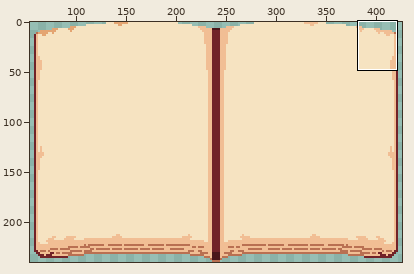
Sprite sheet, stored at assets/ui/windows/open_book.png. The picture above shows the old version from afar; the outline marks the close-up.
Close-up. Before the edit:
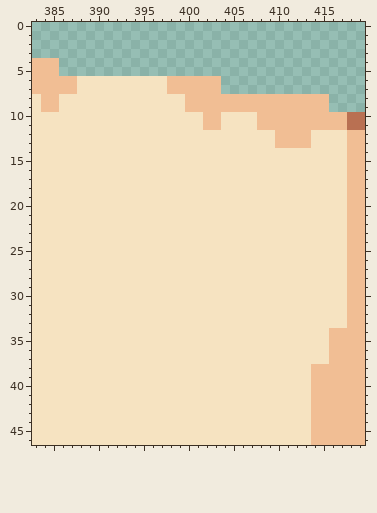
The file is 480x240 pixels. Shown: x 383..419, y 0..46. The wide view leaves out empty margins.
The same view after the edit:
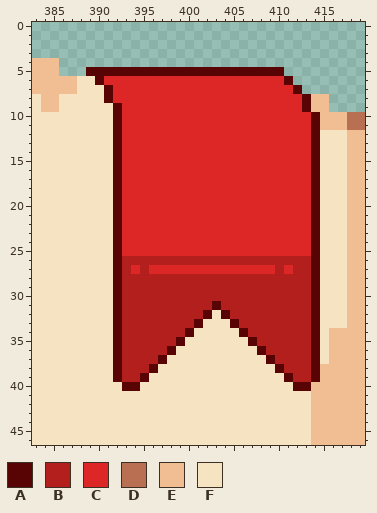
Palette (. is transparent): A #580404  B #b31f1d  C #dd2626  D #b97052  E #f1be94  F #f6e3c1
The exact change:
@@ x 383..419 @@
  4 EEE..................................
- 5 EEE..................................
- 6 EEEEEFFFFFFFFFFEEEEEE................
- 7 EEEEEFFFFFFFFFFEEEEEE................
- 8 FEEFFFFFFFFFFFFFFEEEEEEEEEEEEEEEE....
- 9 FEEFFFFFFFFFFFFFFEEEEEEEEEEEEEEEE....
-10 FFFFFFFFFFFFFFFFFFFEEFFFFEEEEEEEEEEDD
-11 FFFFFFFFFFFFFFFFFFFEEFFFFEEEEEEEEEEDD
-12 FFFFFFFFFFFFFFFFFFFFFFFFFFFEEEEFFFFEE
-13 FFFFFFFFFFFFFFFFFFFFFFFFFFFEEEEFFFFEE
-14 FFFFFFFFFFFFFFFFFFFFFFFFFFFFFFFFFFFEE
-15 FFFFFFFFFFFFFFFFFFFFFFFFFFFFFFFFFFFEE
-16 FFFFFFFFFFFFFFFFFFFFFFFFFFFFFFFFFFFEE
-17 FFFFFFFFFFFFFFFFFFFFFFFFFFFFFFFFFFFEE
-18 FFFFFFFFFFFFFFFFFFFFFFFFFFFFFFFFFFFEE
-19 FFFFFFFFFFFFFFFFFFFFFFFFFFFFFFFFFFFEE
-20 FFFFFFFFFFFFFFFFFFFFFFFFFFFFFFFFFFFEE
-21 FFFFFFFFFFFFFFFFFFFFFFFFFFFFFFFFFFFEE
-22 FFFFFFFFFFFFFFFFFFFFFFFFFFFFFFFFFFFEE
-23 FFFFFFFFFFFFFFFFFFFFFFFFFFFFFFFFFFFEE
-24 FFFFFFFFFFFFFFFFFFFFFFFFFFFFFFFFFFFEE
-25 FFFFFFFFFFFFFFFFFFFFFFFFFFFFFFFFFFFEE
-26 FFFFFFFFFFFFFFFFFFFFFFFFFFFFFFFFFFFEE
-27 FFFFFFFFFFFFFFFFFFFFFFFFFFFFFFFFFFFEE
-28 FFFFFFFFFFFFFFFFFFFFFFFFFFFFFFFFFFFEE
-29 FFFFFFFFFFFFFFFFFFFFFFFFFFFFFFFFFFFEE
-30 FFFFFFFFFFFFFFFFFFFFFFFFFFFFFFFFFFFEE
-31 FFFFFFFFFFFFFFFFFFFFFFFFFFFFFFFFFFFEE
-32 FFFFFFFFFFFFFFFFFFFFFFFFFFFFFFFFFFFEE
-33 FFFFFFFFFFFFFFFFFFFFFFFFFFFFFFFFFFFEE
-34 FFFFFFFFFFFFFFFFFFFFFFFFFFFFFFFFFEEEE
-35 FFFFFFFFFFFFFFFFFFFFFFFFFFFFFFFFFEEEE
-36 FFFFFFFFFFFFFFFFFFFFFFFFFFFFFFFFFEEEE
-37 FFFFFFFFFFFFFFFFFFFFFFFFFFFFFFFFFEEEE
-38 FFFFFFFFFFFFFFFFFFFFFFFFFFFFFFFEEEEEE
-39 FFFFFFFFFFFFFFFFFFFFFFFFFFFFFFFEEEEEE
-40 FFFFFFFFFFFFFFFFFFFFFFFFFFFFFFFEEEEEE
+ 5 EEE...AAAAAAAAAAAAAAAAAAAAAA.........
+ 6 EEEEEFFACCCCCCCCCCCCCCCCCCCCA........
+ 7 EEEEEFFFACCCCCCCCCCCCCCCCCCCCA.......
+ 8 FEEFFFFFACCCCCCCCCCCCCCCCCCCCCAEE....
+ 9 FEEFFFFFFACCCCCCCCCCCCCCCCCCCCAEE....
+10 FFFFFFFFFACCCCCCCCCCCCCCCCCCCCCAEEEDD
+11 FFFFFFFFFACCCCCCCCCCCCCCCCCCCCCAEEEDD
+12 FFFFFFFFFACCCCCCCCCCCCCCCCCCCCCAFFFEE
+13 FFFFFFFFFACCCCCCCCCCCCCCCCCCCCCAFFFEE
+14 FFFFFFFFFACCCCCCCCCCCCCCCCCCCCCAFFFEE
+15 FFFFFFFFFACCCCCCCCCCCCCCCCCCCCCAFFFEE
+16 FFFFFFFFFACCCCCCCCCCCCCCCCCCCCCAFFFEE
+17 FFFFFFFFFACCCCCCCCCCCCCCCCCCCCCAFFFEE
+18 FFFFFFFFFACCCCCCCCCCCCCCCCCCCCCAFFFEE
+19 FFFFFFFFFACCCCCCCCCCCCCCCCCCCCCAFFFEE
+20 FFFFFFFFFACCCCCCCCCCCCCCCCCCCCCAFFFEE
+21 FFFFFFFFFACCCCCCCCCCCCCCCCCCCCCAFFFEE
+22 FFFFFFFFFACCCCCCCCCCCCCCCCCCCCCAFFFEE
+23 FFFFFFFFFACCCCCCCCCCCCCCCCCCCCCAFFFEE
+24 FFFFFFFFFACCCCCCCCCCCCCCCCCCCCCAFFFEE
+25 FFFFFFFFFACCCCCCCCCCCCCCCCCCCCCAFFFEE
+26 FFFFFFFFFABBBBBBBBBBBBBBBBBBBBBAFFFEE
+27 FFFFFFFFFABCBCCCCCCCCCCCCCCBCBBAFFFEE
+28 FFFFFFFFFABBBBBBBBBBBBBBBBBBBBBAFFFEE
+29 FFFFFFFFFABBBBBBBBBBBBBBBBBBBBBAFFFEE
+30 FFFFFFFFFABBBBBBBBBBBBBBBBBBBBBAFFFEE
+31 FFFFFFFFFABBBBBBBBBBABBBBBBBBBBAFFFEE
+32 FFFFFFFFFABBBBBBBBBAFABBBBBBBBBAFFFEE
+33 FFFFFFFFFABBBBBBBBAFFFABBBBBBBBAFFFEE
+34 FFFFFFFFFABBBBBBBAFFFFFABBBBBBBAFEEEE
+35 FFFFFFFFFABBBBBBAFFFFFFFABBBBBBAFEEEE
+36 FFFFFFFFFABBBBBAFFFFFFFFFABBBBBAFEEEE
+37 FFFFFFFFFABBBBAFFFFFFFFFFFABBBBAFEEEE
+38 FFFFFFFFFABBBAFFFFFFFFFFFFFABBBAEEEEE
+39 FFFFFFFFFABBAFFFFFFFFFFFFFFFABBAEEEEE
+40 FFFFFFFFFFAAFFFFFFFFFFFFFFFFFAAEEEEEE
 41 FFFFFFFFFFFFFFFFFFFFFFFFFFFFFFFEEEEEE
